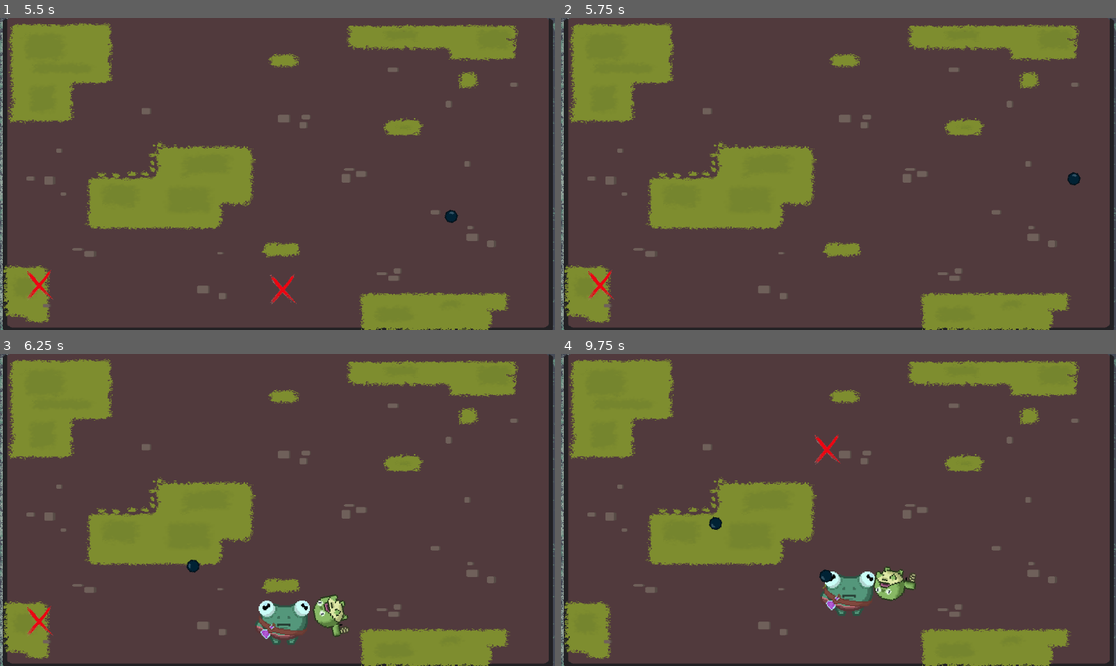
Above: before the commit, frames 1-4 (two rows, left to right).
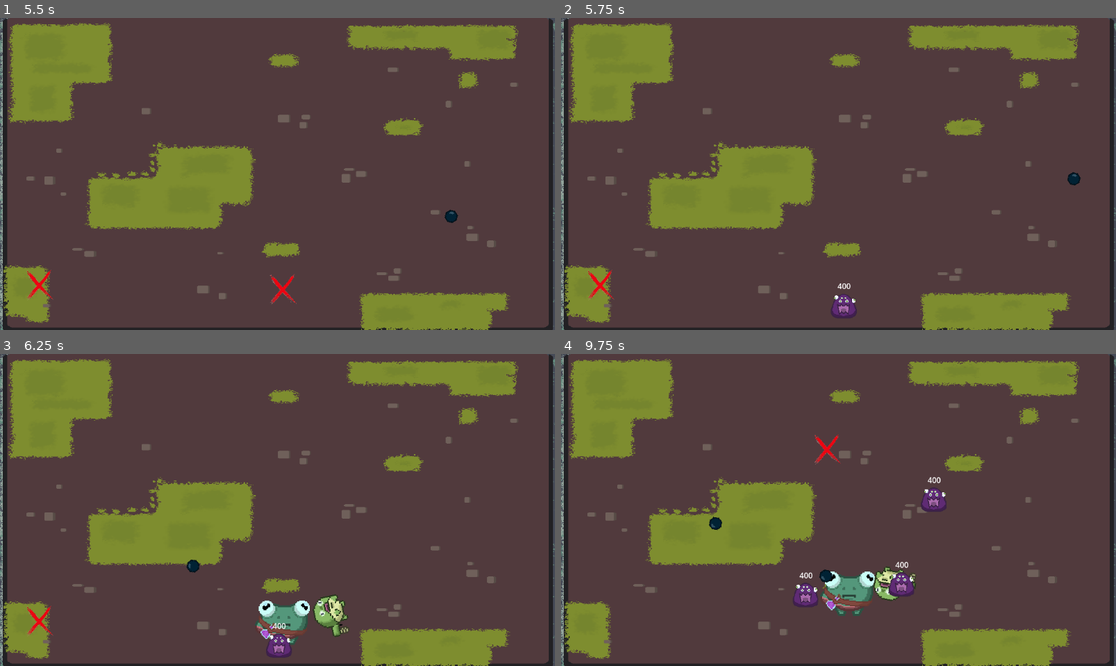
Above: after the commit, the same moments.

Repository: AdriR1ze/Frogtato
Game: Godot game, scene res://main_scene.tscn
Same seed, same stepped clock (60 frames per second), same inputs: the game is played once before the commit and once after it. The project has no main scene, so this scene is started directly.
Inputs (mouse positions are in pixels of both pictures, inside the frame that each line leads up to):
- Up to frame 1 (5.5 s): click (238, 180) at 0.5 s; tap Enter at 1.25 s; move the mouse to (399, 158) at 1.27 s; hold A (a) 1.28-2.03 s; tap D (d) at 1.55, 2.1, 3.8 s; move the mouse to (166, 189) at 2.02 s; tap S (s) at 2.3, 4.55, 5.1 s; move the mouse to (333, 105) at 2.77 s; hold S (s) 2.78-3.53 s; tap A (a) at 3.05, 3.6, 5.3 s; move the mouse to (249, 236) at 3.52 s; move the mouse to (444, 220) at 4.27 s; hold D (d) 4.28-5.03 s; move the mouse to (111, 127) at 5.02 s
- Up to frame 2 (5.75 s): no input
- Up to frame 3 (6.25 s): move the mouse to (305, 510) at 5.77 s; hold W (w) from 5.78 s (still down); tap D (d) at 6.05 s
- Up to frame 4 (9.75 s): move the mouse to (755, 432) at 6.52 s; release W (w) at 6.53 s; tap A (a) at 6.6, 7.55 s; tap S (s) at 6.8, 8.1, 9.05 s; move the mouse to (960, 494) at 7.27 s; hold D (d) 7.28-8.03 s; move the mouse to (727, 525) at 8.02 s; tap D (d) at 8.3, 9.6 s; move the mouse to (894, 441) at 8.77 s; hold A (a) 8.78-9.53 s; move the mouse to (810, 572) at 9.52 s

Frame 1 is identical in both runs. In frame 2, 0.3% of the frame differs, in the area x 48-54%, y 85-96%; in frame 3, 0.3%; in frame 4, 0.8%, in the area x 41-70%, y 39-81%.
Error before the commit: Invalid access to property or key 'Enemigos' on a base object of type 'Resource (Runtime_res)'. (res://spawnpoint_enemigos.gd:6)

Commit message:
Update runtime.gd

Diff:
--- a/frogtato/Scripts/runtime.gd
+++ b/frogtato/Scripts/runtime.gd
@@ -30,7 +30,7 @@
 @export var sprite_enemy_2 = preload("res://Imagenes/sprites_ONIET/sprites_ONIET/imagenes/monstruo_babosa.png")
 @export var enemy_1 : Enemigo = Enemigo.new("Juan", 400, 10, 200, sprite_enemy_1, load("res://enemy.tscn"))
 @export var enemy_2 : Enemigo = Enemigo.new("Pedro", 400, 10, 200, sprite_enemy_2,load("res://enemy.tscn"))
-@export var Enemies : Array
+@export var Enemigos : Array
 
 
 
@@ -43,8 +43,8 @@
 	Armas.append(SapoChico)
 	Armas.append(SapoGrande)
 
-	Enemies.append(enemy_1)
-	Enemies.append(enemy_2)
+	Enemigos.append(enemy_1)
+	Enemigos.append(enemy_2)
 
 
 	#Asignacion de Items segun rareza
